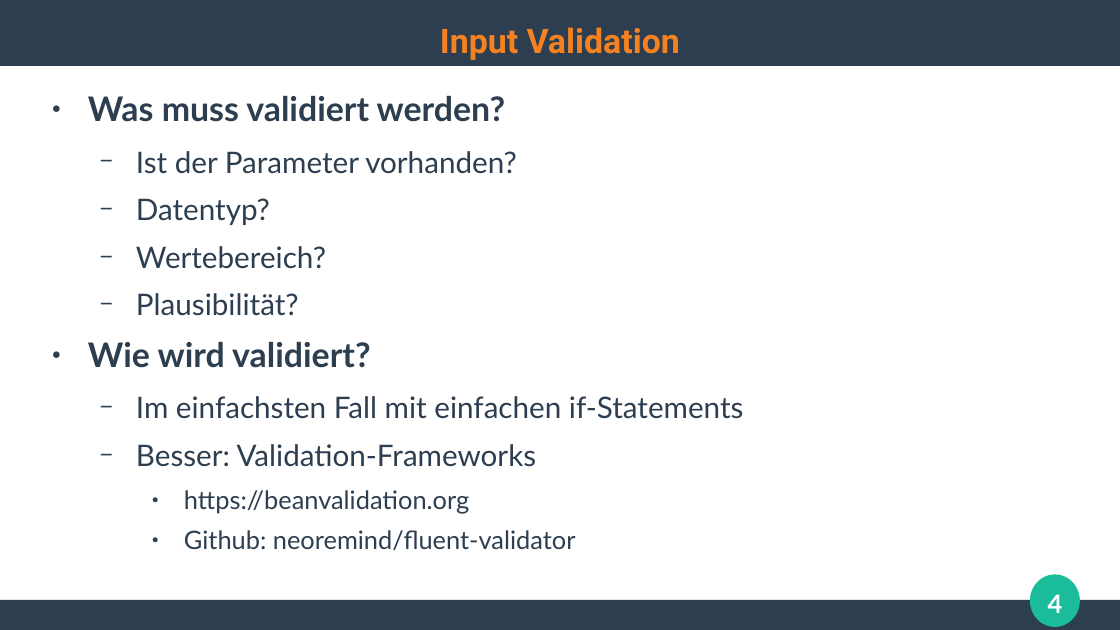
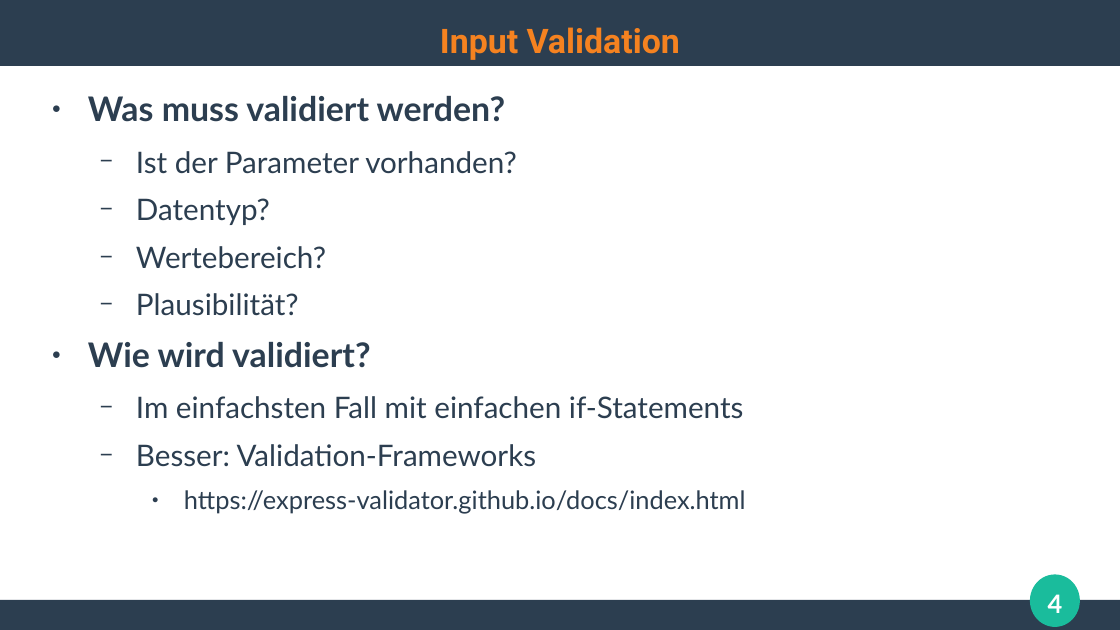
Before and after one commit to ghandmann/HS-AlbSig-WebAnwendungen2, a slide deck: slide 4 of Kapitel/06_WebSecurity.odp. Drawn at 1120x630 pixels with LibreOffice and Linux fonts; fonts in the diff are those of the drawing. Boxes give left, top, right and bottom in pixels: in the first picture for what was removed or moved away, otherwise in the second. Text is boxed around its words. In the diff, an @@ line names an element or a change of style, - is before the commit and + after.

```diff
--- a/Kapitel/06_WebSecurity.odp
+++ b/Kapitel/06_WebSecurity.odp
@@ text at <box>184,490,746,514</box>: text changed @@
-    ● https://beanvalidation.org
-    ● Github: neoremind/fluent-validator
+    ● https://express-validator.github.io/docs/index.html
```
Also in this commit, not shown: 6 other slides changed, 6 slides added, 3 slides removed.
